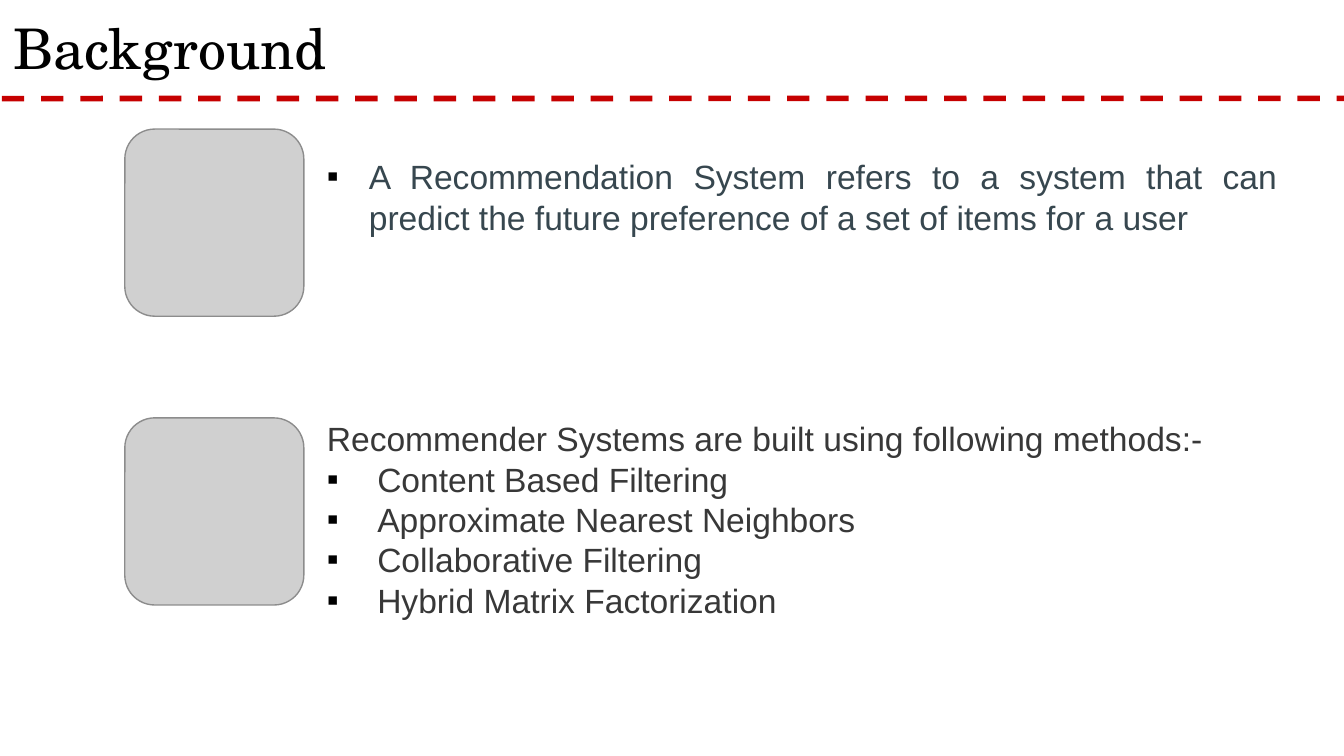
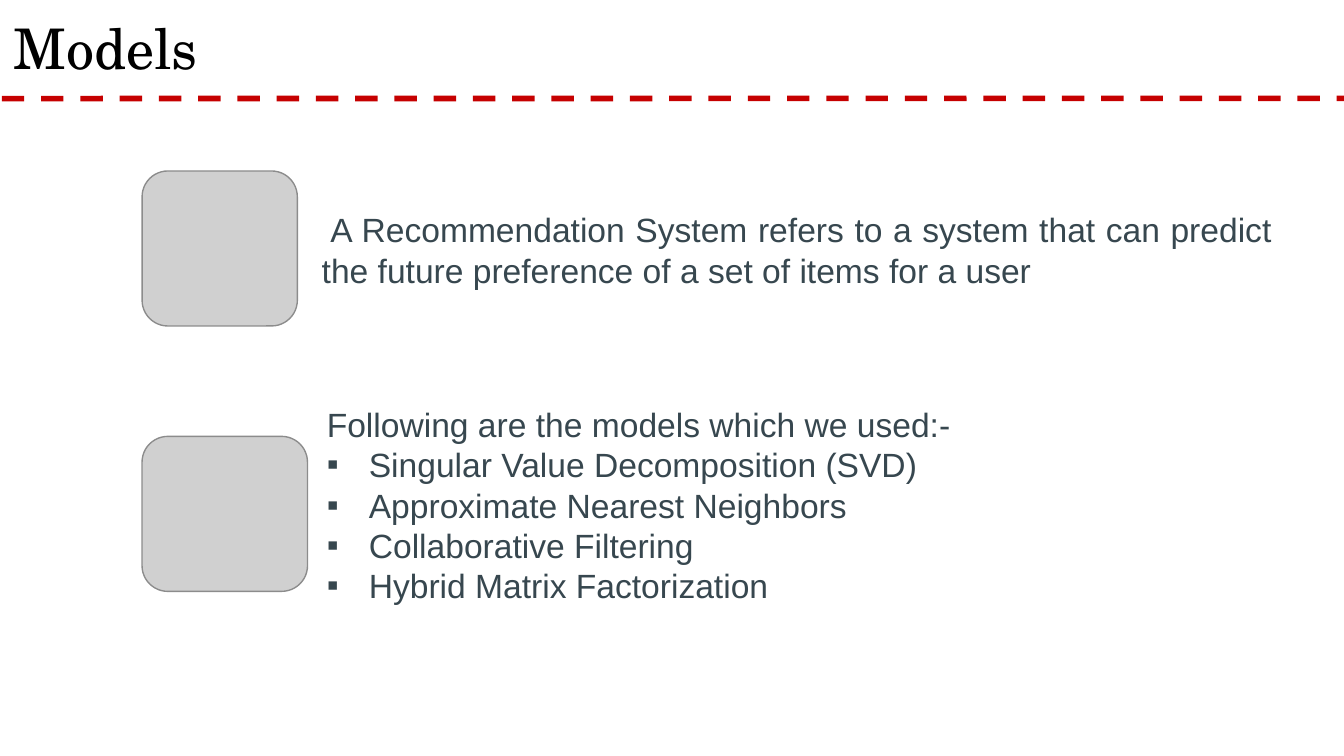
Before and after one commit to rnair7163/Restaurant-Recommendation-System-using-Yelp-Dataset, a slide deck: slide 14 of PPT/Yelp Presentation.pptx. Drawn at 1344x756 pixels with LibreOffice and Linux fonts; fonts in the diff are those of the drawing; grey boxes stand for pictures; background and template pictures are left out. Boxes give left, top, right and bottom in pixels: in the first picture for what was removed or moved away, otherwise in the second. Text is boxed around its words. In the diff, an @@ line names an element or a change of style, - is before the commit and + after.

Commit message:
adding content in ppt

```diff
--- a/PPT/Yelp Presentation.pptx
+++ b/PPT/Yelp Presentation.pptx
@@ text at bbox=[13, 27, 198, 70]: text changed @@
-Background
+Models
@@ picture: place and size @@
-picture at bbox=[125, 129, 304, 316]
+picture at bbox=[142, 171, 298, 325]
@@ text at bbox=[322, 217, 1272, 289]: text changed @@
-restaurant functions.
+restaurant functions.zz
@@ text "A Recommendation System refers to ...": place and size @@
-text "A Recommendation System refers to ..." at bbox=[369, 164, 1277, 236]
+text "A Recommendation System refers to ..." at bbox=[322, 217, 1272, 289]
@@ text at bbox=[322, 217, 1272, 289]: bullet ▪ to none @@
@@ text "Following are the models which ...": place and size @@
-text "Following are the models which ..." at bbox=[327, 426, 1202, 619]
+text "Following are the models which ..." at bbox=[327, 412, 950, 604]
@@ text at bbox=[327, 412, 950, 483]: text changed; text colour #383838 to #37474F @@
-Recommender Systems are built using following methods:-
-▪ Content Based Filtering
+Following are the models which we used:-
+▪ Singular Value Decomposition (SVD)
@@ picture: place and size @@
-picture at bbox=[125, 418, 304, 605]
+picture at bbox=[142, 437, 308, 591]
@@ text at bbox=[369, 493, 847, 604]: text colour #383838 to #37474F in "Approximate Nearest Neighbors", "Collaborative Filtering", "Hybrid Matrix Factorization"; alignment justified to left; indent changed; bullet colour #000000 to #37474F @@
```
Also in this commit, not shown: 3 other slides changed, 3 slides added, 1 slide removed.
